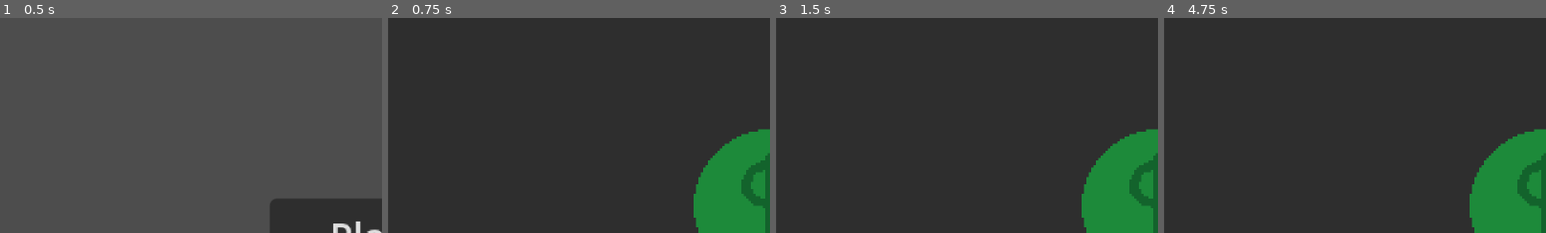
Above: before the commit, frames 1-4 (left to right).
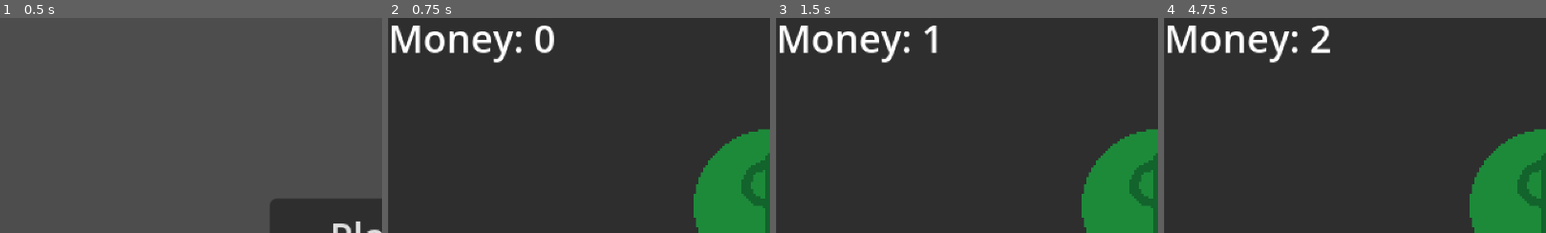
Above: after the commit, the same moments.

Repository: ObedH/the-american-dream
Game: Godot game, scene res://scenes/main/main.tscn
Two runs of this game, one before a commit and one after it. Both use one fixed random seed, a clock stepped at 60 frames per second and the inputs below.
Inputs (mouse positions are % of the whole screen's width and height, from its top left):
- Up to frame 1 (0.5 s): no input
- Up to frame 2 (0.75 s): click "Play" at 0.5 s
- Up to frame 3 (1.5 s): click (50, 55) at 1.25 s
- Up to frame 4 (4.75 s): tap Enter at 2, 3.5 s; move the mouse to (72, 45) at 2.02 s; hold Right 2.03-2.78 s; tap Alt at 2.1, 3.6 s; click (72, 45) at 2.17 s; tap Space at 2.75, 4.25 s; move the mouse to (30, 55) at 2.77 s; hold Down 2.78-3.53 s; tap Shift at 2.85, 4.35 s; move the mouse to (60, 28) at 3.52 s; hold Right 3.53-4.28 s; move the mouse to (45, 70) at 4.27 s; hold Up from 4.28 s (still down); click (45, 70) at 4.42 s
The pictures show only the part of the screen within x 0-50%, y 11-61%; the shares and areas given below are measured in that part.

Frame 1 is identical in both runs. In frame 2, 2.5% of the frame differs, in the area x 1-44%, y 3-21%; in frame 3, 2.3%; in frame 4, 2.4%.

Commit message:
Added a clickable dollar sign at the center of the money tab

Diff:
--- /dev/null
+++ b/components/income/income.gd
@@ -0,0 +1,10 @@
+class_name IncomeComponent
+extends Node
+
+@export var rate: int
+
+var bank: Money
+
+
+func produce() -> void:
+	bank.add_money(rate)
--- /dev/null
+++ b/components/income/income.tscn
@@ -0,0 +1,6 @@
+[gd_scene format=3 uid="uid://bbepavt17tea4"]
+
+[ext_resource type="Script" uid="uid://cmsvv14p7mgwg" path="res://components/income/income.gd" id="1_wxnrw"]
+
+[node name="IncomeComponent" type="Node" unique_id=586061488 groups=["income"]]
+script = ExtResource("1_wxnrw")
--- /dev/null
+++ b/objects/dollar/dollar.gd
@@ -0,0 +1,8 @@
+class_name Dollar
+extends TextureButton
+
+@onready var income_component: IncomeComponent = $IncomeComponent
+
+
+func _on_pressed() -> void:
+	income_component.produce()
--- a/objects/dollar/dollar.tscn
+++ b/objects/dollar/dollar.tscn
@@ -1,8 +1,16 @@
 [gd_scene format=3 uid="uid://dds580yiirp4c"]
 
 [ext_resource type="Texture2D" uid="uid://dbjcck1jyq4r1" path="res://objects/dollar/dollar.png" id="1_ektf0"]
+[ext_resource type="Script" uid="uid://dhrw0ngv5he8n" path="res://objects/dollar/dollar.gd" id="2_jfjuy"]
+[ext_resource type="PackedScene" uid="uid://bbepavt17tea4" path="res://components/income/income.tscn" id="2_qp3vo"]
 
 [node name="Dollar" type="TextureButton" unique_id=106605851]
 offset_right = 40.0
 offset_bottom = 40.0
 texture_normal = ExtResource("1_ektf0")
+script = ExtResource("2_jfjuy")
+
+[node name="IncomeComponent" parent="." unique_id=586061488 instance=ExtResource("2_qp3vo")]
+rate = 1
+
+[connection signal="pressed" from="." to="." method="_on_pressed"]
--- /dev/null
+++ b/scenes/money/money.gd
@@ -0,0 +1,22 @@
+class_name Money
+extends Control
+
+var money: int = 0
+
+@onready var money_display: Label = $MoneyDisplay
+
+
+func _ready() -> void:
+	for income_component in get_tree().get_nodes_in_group("income"):
+		income_component.bank = self
+
+	money_display.text = "Money: %d" % money
+
+func add_money(amount: int) -> void:
+	money += amount
+	money_display.text = "Money: %d" % money
+
+
+func take_money(amount: int) -> void:
+	money -= amount
+	money_display.text = "Money: %d" % money
--- a/scenes/money/money.tscn
+++ b/scenes/money/money.tscn
@@ -1,6 +1,7 @@
 [gd_scene format=3 uid="uid://cegujtpayijih"]
 
 [ext_resource type="PackedScene" uid="uid://dds580yiirp4c" path="res://objects/dollar/dollar.tscn" id="1_lji6b"]
+[ext_resource type="Script" uid="uid://c8edmej2q8yal" path="res://scenes/money/money.gd" id="1_s1arj"]
 
 [node name="Money" type="Control" unique_id=86739329]
 layout_mode = 3
@@ -9,6 +10,7 @@
 anchor_bottom = 1.0
 grow_horizontal = 2
 grow_vertical = 2
+script = ExtResource("1_s1arj")
 metadata/_tab_index = 0
 
 [node name="Dollar" parent="." unique_id=293948130 instance=ExtResource("1_lji6b")]
@@ -24,3 +26,9 @@
 offset_bottom = 32.0
 grow_horizontal = 2
 grow_vertical = 2
+
+[node name="MoneyDisplay" type="Label" parent="." unique_id=1065464948]
+layout_mode = 0
+offset_right = 40.0
+offset_bottom = 23.0
+text = "Money: "
Not shown, added: components/income/income.gd.uid
Not shown, added: objects/dollar/dollar.gd.uid
Not shown, added: scenes/money/money.gd.uid
